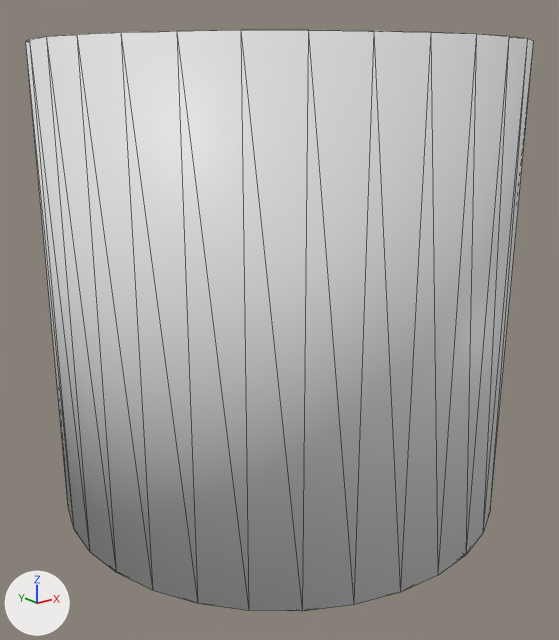
What one commit did to the glTF model plugins/AtomLyIntegration/CommonFeatures/Assets/Objects/Primitives/Cylinder.glb.
Before and after are seen from a camera (50 mm lens) standing at (-1.061, -1.326, 0.934) and looking at (-0.017, -0.021, 0.413). Arrows for +X, +Y and +Z are at lower left; the lights stay in place. The first picture is the older version. Mesh edges are drawn as thin lines.
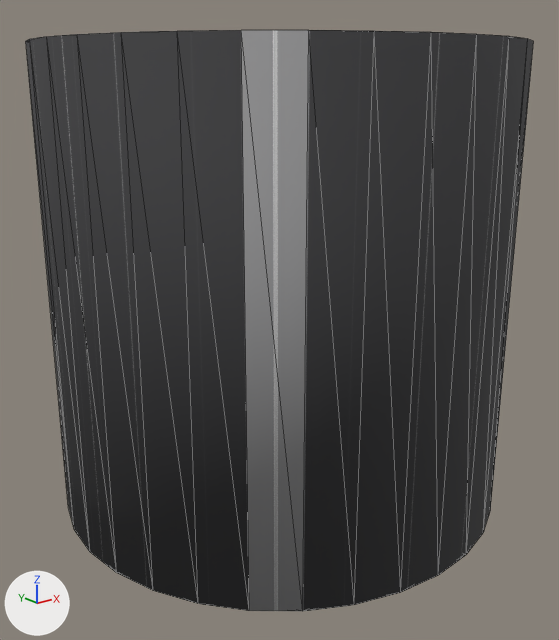
Boxes [x1, y1, x2, y2] around the edits, measured in the pictures (559 x 640 px):
'Cylinder', recoloured (white to black)
    both: [26, 30, 533, 611]

What the commit changed:
Picture 'default_basecolor_grid' (img_default_basecolor_grid) is new.
Material 'DefaultGrid' (mat_defaultgrid) is new.
Its texture is img_default_basecolor_grid.
Its roughness is 0.8.
me_cylinder has 64 vertices, 124 faces and spans x -0.5..0.5, y -0.5..0.5, z 0.0..1.0.
me_cylinder gains material mat_defaultgrid (picture img_default_basecolor_grid).
